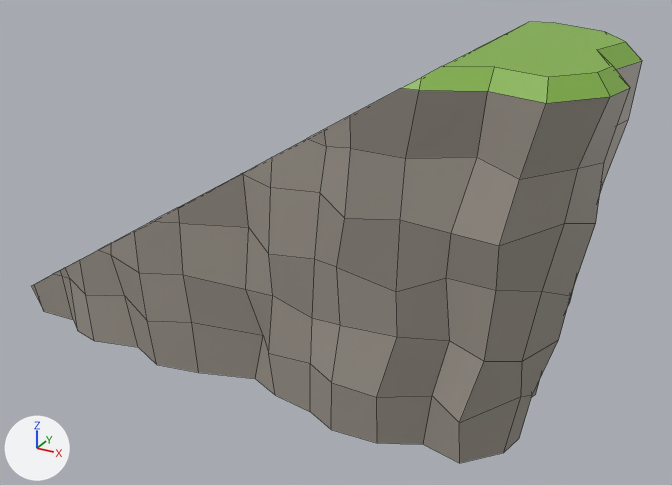
Before and after pictures for a commit that changed the FBX model Assets/Blender/Landscape/Ground/Cliff Slope.fbx.
Before and after are seen from a camera (50 mm lens) standing at (1.5, -2.36, 1.51) and looking at (0.27, -0.13, 0.39). Lighting does not change. The marker at lower left points along +X, +Y and +Z. Mesh edges are drawn as thin lines. Where no turn or scale is listed for an object, it has been applied to the vertices.
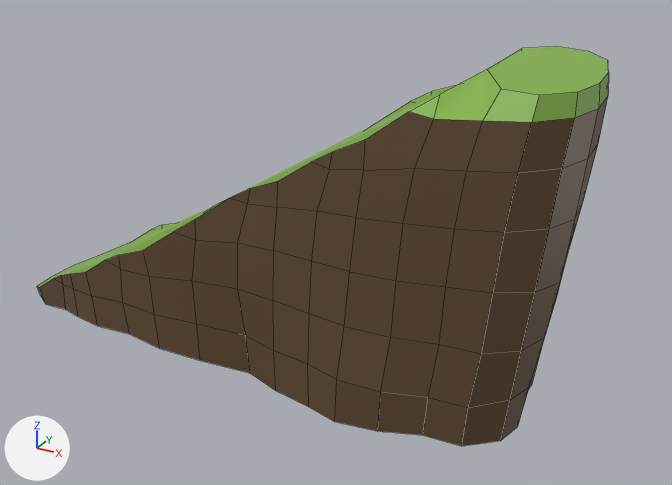
Commit message: Updated Cliffs + Tree Colors

Where the change shows, as pixel boxes (x1, y1, x2, y2) in the pictures (672 x 485 px):
'Plane', recoloured, reshaped (grey to brown, 6% narrower, 9% shorter): before (31, 22, 642, 463); after (37, 46, 609, 446)

The edits, one by one:
Material 'Cliff 1' (mat_cliff_1) changes colour from grey #9f988e to brown #644d36; in linear values from (0.347, 0.314, 0.27) to (0.127, 0.0742, 0.0369).
me_plane_001 is used by ob_plane; location (0.0, 0.0, 0.0).
me_plane_001 had 200 vertices, 159 faces and spanned x -0.92..1.09, y -0.55..0.21, z 0.0..1.04.
me_plane_001 now has 200 vertices, 159 faces and spans x -0.9..1.02, y -0.49..0.19, z 0.0..1.0.
me_plane_001 part 1: 200 of 200 vertices moved; they spanned x -0.92..1.09, y -0.55..0.21, z 0.0..1.04 and now span x -0.9..1.02, y -0.49..0.19, z 0.0..1.0; mean shift (0.0, 0.0, -0.01); largest move (0.72, -0.48, 1.04) -> (0.76, -0.28, 1.0).
